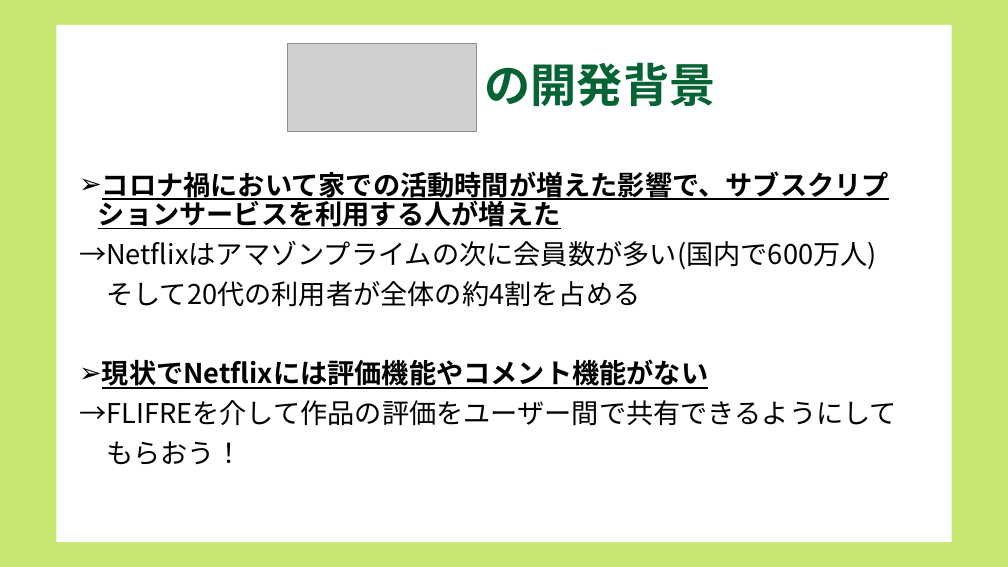
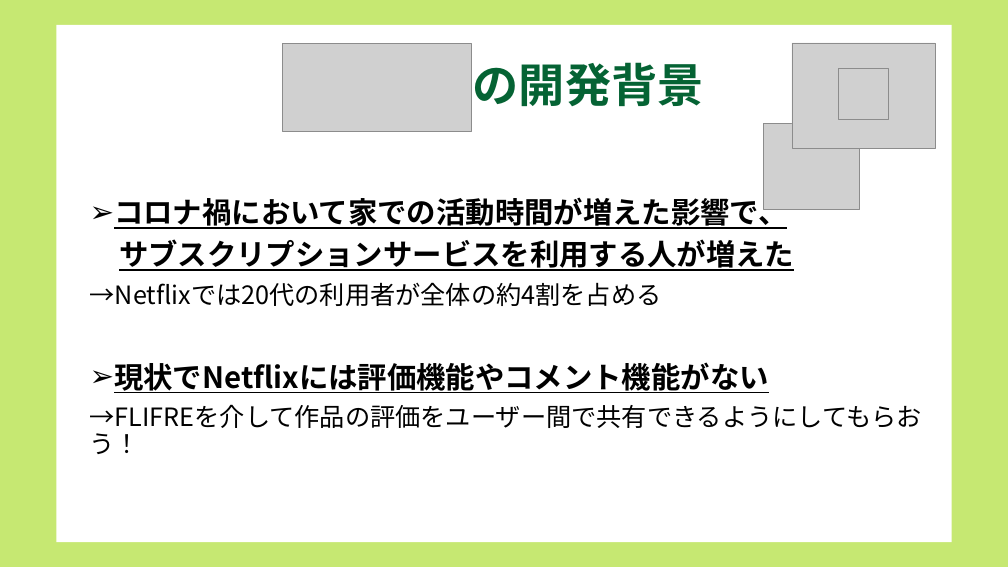
Before and after one commit to dojo2022/B-3, a slide deck: slide 4 of doc/コピー動画なし_B3炙りえんがわ_成果発表会資料.pptx. Drawn at 1008x567 pixels with LibreOffice and Linux fonts; fonts in the diff are those of the drawing; grey boxes stand for pictures. Boxes give left, top, right and bottom in pixels: in the first picture for what was removed or moved away, otherwise in the second. Text is boxed around its words. In the diff, an @@ line names an element or a change of style, - is before the commit and + after.

```diff
--- a/doc/コピー動画なし_B3炙りえんがわ_成果発表会資料.pptx
+++ b/doc/コピー動画なし_B3炙りえんがわ_成果発表会資料.pptx
@@ picture: place and size @@
-picture at <box>288,43,477,132</box>
+picture at <box>282,43,471,132</box>
@@ title "の開発背景": place and size @@
-title "の開発背景" at <box>484,62,715,106</box>
+title "の開発背景" at <box>473,62,704,106</box>
@@ picture added at <box>792,43,935,149</box> @@
@@ picture added at <box>839,69,889,119</box> @@
@@ picture added at <box>763,124,859,209</box> @@
@@ text "コロナ禍において家での活動時間が増えた影響で、": place and size @@
-text "コロナ禍において家での活動時間が増えた影響で、" at <box>79,171,897,465</box>
+text "コロナ禍において家での活動時間が増えた影響で、" at <box>90,193,794,393</box>
@@ text at <box>90,193,794,306</box>: text changed; size 25.9 to 28 pt; bold on @@
-➢ コロナ禍において家での活動時間が増えた影響で、サブスクリプションサービスを利用する人が増えた
-→Netflixはアマゾンプライムの次に会員数が多い(国内で600万人)
-そして20代の利用者が全体の約4割を占める
+➢ コロナ禍において家での活動時間が増えた影響で、
+サブスクリプションサービスを利用する人が増えた
+→Netflixでは20代の利用者が全体の約4割を占める
@@ text at <box>114,362,768,393</box>: size 25.9 to 28 pt in "現状でNetflixには評価機能やコメント機能がない" @@
@@ text at <box>79,400,897,465</box>: text changed; size 25.9 to 24 pt @@
-→FLIFREを介して作品の評価をユーザー間で共有できるようにして
-もらおう！
+→FLIFREを介して作品の評価をユーザー間で共有できるようにしてもらおう！
```
Also in this commit, not shown: 11 other slides changed.
